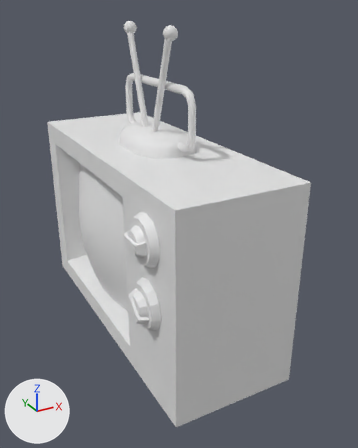
Renders of the FBX model Assets/Models/Batch1_Fbx/SM_Television.fbx from each side of a commit.
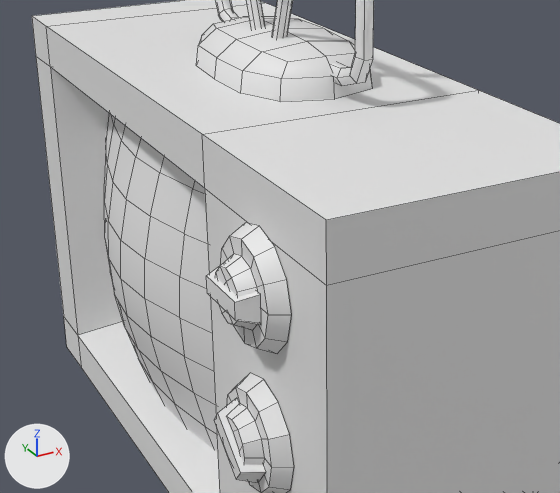
Each version is shown whole from a 50 mm camera at (-0.424, -0.886, 0.655) aimed at (0.039, -0.043, 0.234), then close up on the part from 9% to 77% of the width and 26% to 74% of the height. Lighting does not change. The marker at lower left points along +X, +Y and +Z. The close-ups show mesh edges as thin lines.

Before the edit, the objects in view are built like this:
```python
me_cube_011 = bpy.data.meshes.new('Cube.011')
me_cube_011.from_pydata(...)  # 472 vertices, 482 faces; spans x -0.154..0.223, y -0.327..0.327, z 0.0..0.629
me_cube_011.materials.append(mat_doorstand)  # white #e7e7e7
ob_sm_television = bpy.data.objects.new('SM_Television', me_cube_011)
ob_sm_television.location = (0.0, 0.0, 0.0)
```
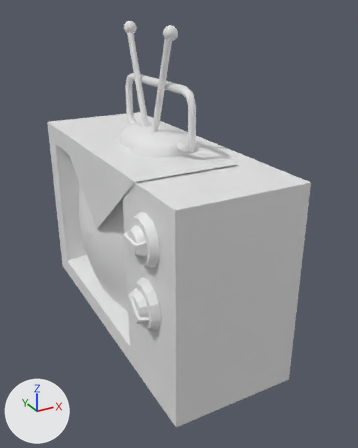
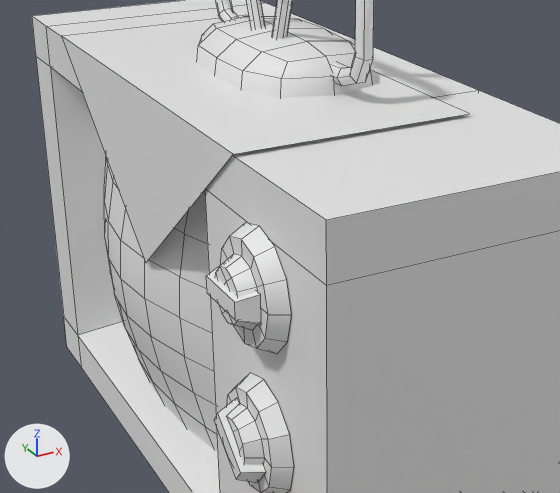
Changed parts and their boxes (x1, y1, x2, y2) in the close-ups (560 x 493 px):
part 1 of me_cube_011, added: after (61, 15, 469, 263)

Patch to the scene script:
```diff
--- a/Assets/Models/Batch1_Fbx/SM_Television.fbx.py
+++ b/Assets/Models/Batch1_Fbx/SM_Television.fbx.py
@@ me_cube_011 @@
 me_cube_011.from_pydata(...)  # 472 vertices, 482 faces; spans x -0.154..0.223, y -0.327..0.327, z 0.0..0.629
 # used by ob_sm_television; location = (0.0, 0.0, 0.0)
 # verts and faces of me_cube_011; kept vertices keep their numbers, new ones are numbered from 472
-me_cube_011.materials.append(mat_doorstand)  # white #e7e7e7
+# me_cube_011 part 1
+verts[472] = (-0.125, -0.197, 0.4)  # pixel (233, 154)
+verts[473] = (0.073, -0.197, 0.4)  # pixel (469, 113)
+verts[474] = (-0.125, 0.211, 0.4)  # pixel (61, 35)
+verts[475] = (0.073, 0.211, 0.4)  # pixel (245, 14)
+verts[476] = (-0.125, 0.007, 0.237)  # pixel (145, 263)
+faces += [(472, 473, 475, 474), (472, 474, 476)]
```
